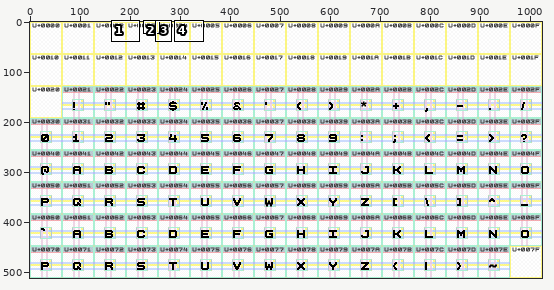
File history of a pixel-art file, projects/Basic Latin/design.aseprite. The first picture is a wide view before the edit; the outline marks the close-up.
Close-up. Before the commit:
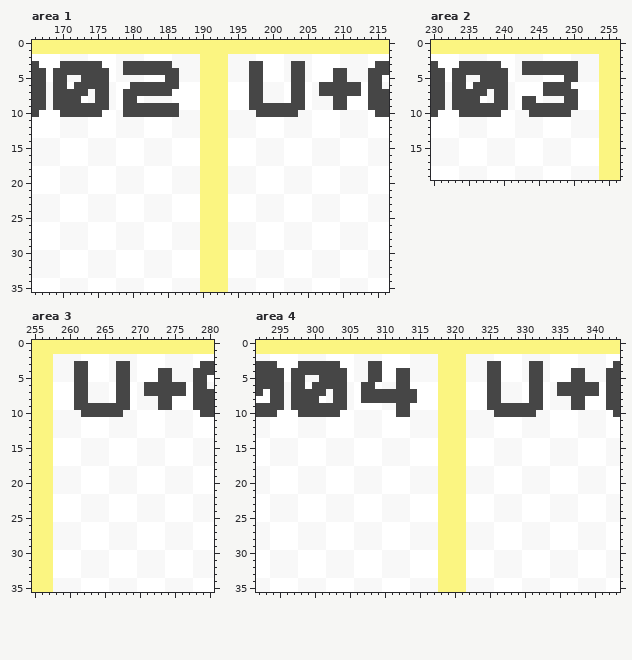
1024x512 pixels, 1 frame. Colours within 5 levels of each other are drawn and written as one. Shown: area 1: x 166..216, y 0..35; area 2: x 230..256, y 0..19; area 3: x 255..280, y 0..35; area 4: x 292..343, y 0..35. The commit also changed other parts of the picture, which this record leaves out.
New version:
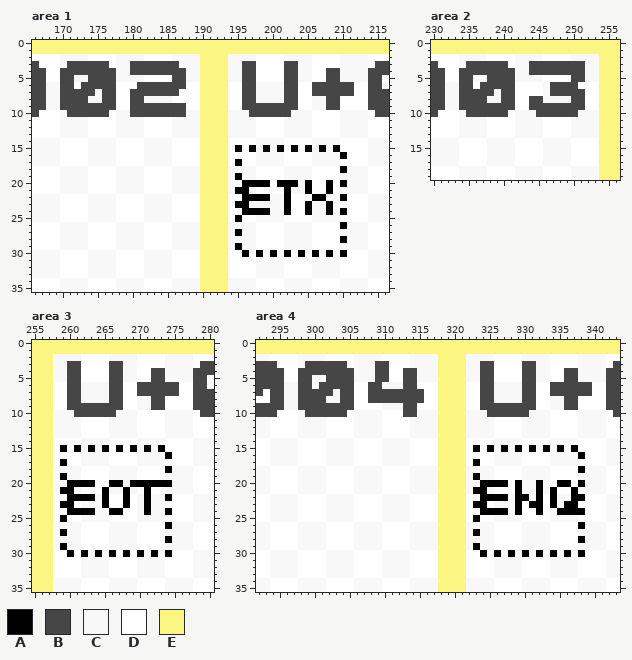
Palette (. is transparent): A #000000  B #464646  C #f8f8f8  D #ffffff  E #fbf581
From old to new:
Changed rows in their new state; - is an unchanged pixel.
Area 1, layer "Font Table":
first column x 169:
 3 -C-----B--C------B---------B-D---B-C--------
 4 D-------B-C-------B--------B-D---B-C---B-C--
 5 D-B-C---B-------D-B--------B-D---B-C---B-C--
 6 C-BD----B--D------B--------B-C---B-D-B-----D
 7 C----BC-B-D------B---------B-C---B-D-B-----D
 8 C---B-C-B-D-B--------------B-C---B-D---B-D--
 9 C-------B-D-------B--------B-------D---B-D--
10 -C-----B--C-------B---------B-----C---------
first column x 195:
15 A-A-A-A-A-A-A-A-
16 ---------------A
17 A---------------
18 ---------------A
19 A---------------
20 -AAAA-AAA-A--A-A
21 AA-----A--A--A--
22 -AAAA--A---AA--A
23 AA-----A--A--A--
24 -AAAA--A--A--A-A
25 A---------------
26 ---------------A
27 A---------------
28 ---------------A
29 A---------------
30 -A-A-A-A-A-A-A-A
Area 2, layer "Font Table":
first column x 233:
 3 -C-----B--C-------B
 4 D-------B-C-------B
 5 D-B-C---B-------D-B
 6 C-BD----B----C---B-
 7 C----BC-B----C----B
 8 C---B-C-B-D-B---C-B
 9 C-------B-D-------B
10 -C-----B---C-----B-
Area 3, layer "Font Table":
first column x 260:
 3 B-D---B-C--------
 4 B-D---B-C---B-C--
 5 B-D---B-C---B-C--
 6 B-C---B-D-B-----D
 7 B-C---B-D-B-----D
 8 B-C---B-D---B-D--
 9 B-------D---B-D--
10 -B-----C---------
first column x 259:
15 A-A-A-A-A-A-A-A-
16 ---------------A
17 A---------------
18 ---------------A
19 A---------------
20 -AAAA--AA-AAAAAA
21 AA----A--A--A---
22 -AAAA-A--A--A--A
23 AA----A--A--A---
24 -AAAA--AA---A--A
25 A---------------
26 ---------------A
27 A---------------
28 ---------------A
29 A---------------
30 -A-A-A-A-A-A-A-A
Area 4, layer "Font Table":
first column x 297:
 3 -C-----B---C-B-------------B-D---B-C--------
 4 D-------B--C-B-D-B---------B-D---B-C---B-C--
 5 D-B-C---B--C-B-D-B---------B-D---B-C---B-C--
 6 C-BD----B-D-B--C-B---------B-C---B-D-B-----D
 7 C----BC-B-D-------B--------B-C---B-D-B-----D
 8 C---B-C-B-D-------B--------B-C---B-D---B-D--
 9 C-------B------C-B---------B-------D---B-D--
10 -C-----B-------D-B----------B-----C---------
first column x 323:
15 A-A-A-A-A-A-A-A-
16 ---------------A
17 A---------------
18 ---------------A
19 A---------------
20 -AAAA-A--A--AA-A
21 AA----A--A-A--A-
22 -AAAA-AA-A-A--AA
23 AA----A-AA-A-AA-
24 -AAAA-A--A--AAAA
25 A---------------
26 ---------------A
27 A---------------
28 ---------------A
29 A---------------
30 -A-A-A-A-A-A-A-A
